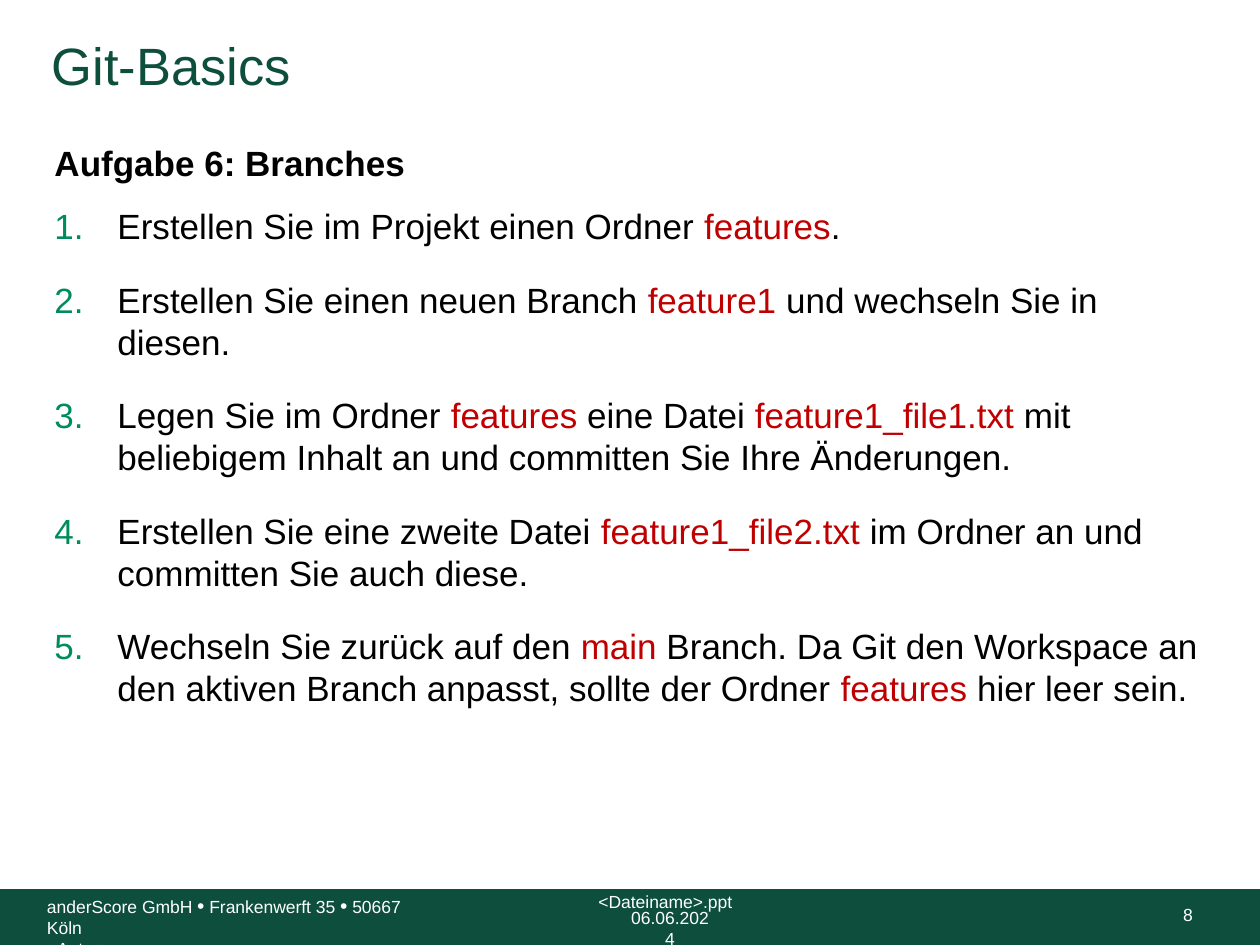
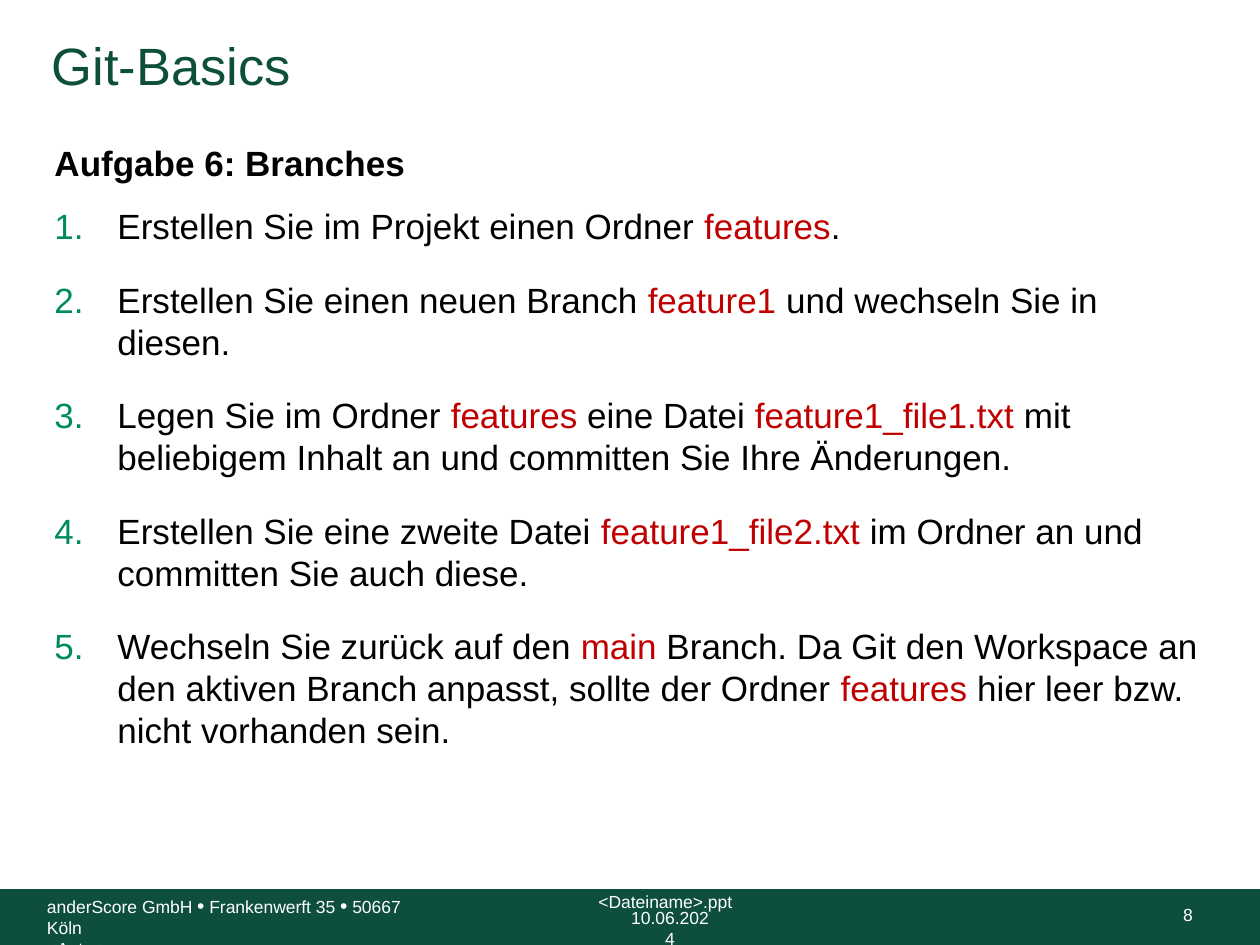
Before and after one commit to anderscore-gmbh/gitlab, a slide deck: slide 8 of slides/Tag-1_7-Git-Uebung.pptx. Drawn at 1260x945 pixels with LibreOffice and Linux fonts; fonts in the diff are those of the drawing; background and template pictures are left out. Boxes give left, top, right and bottom in pixels: in the first picture for what was removed or moved away, otherwise in the second. Text is boxed around its words. In the diff, an @@ line names an element or a change of style, - is before the commit and + after.

```diff
--- a/slides/Tag-1_7-Git-Uebung.pptx
+++ b/slides/Tag-1_7-Git-Uebung.pptx
@@ text at <box>117,633,1197,744</box>: text changed @@
-5. Wechseln Sie zurück auf den main Branch. Da Git den Workspace an den aktiven Branch anpasst, sollte der Ordner features hier leer sein.
+5. Wechseln Sie zurück auf den main Branch. Da Git den Workspace an den aktiven Branch anpasst, sollte der Ordner features hier leer bzw. nicht vorhanden sein.
@@ text at <box>631,911,709,924</box>: text changed @@
-06.06.2024
+10.06.2024
```
Also in this commit, not shown: 21 other slides changed, 2 other files.
